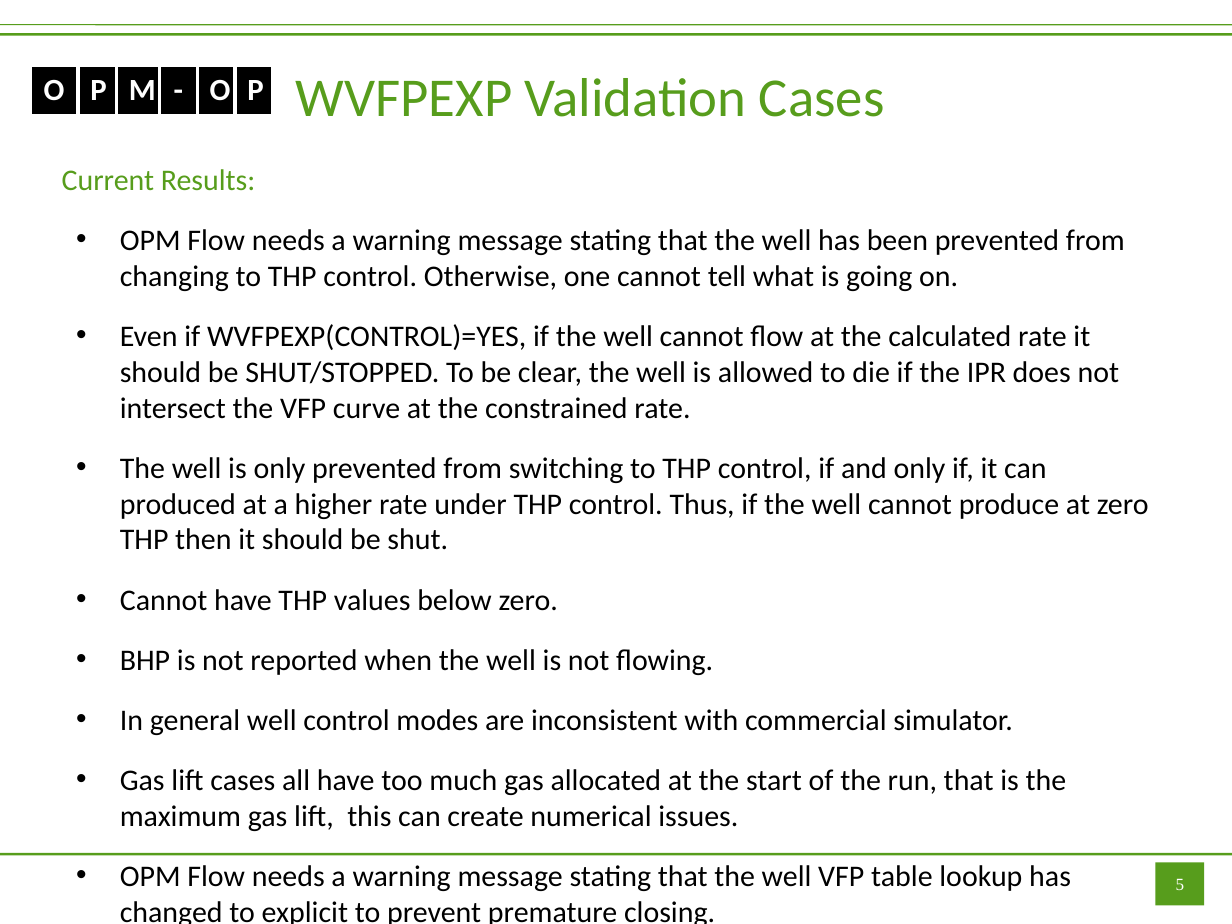
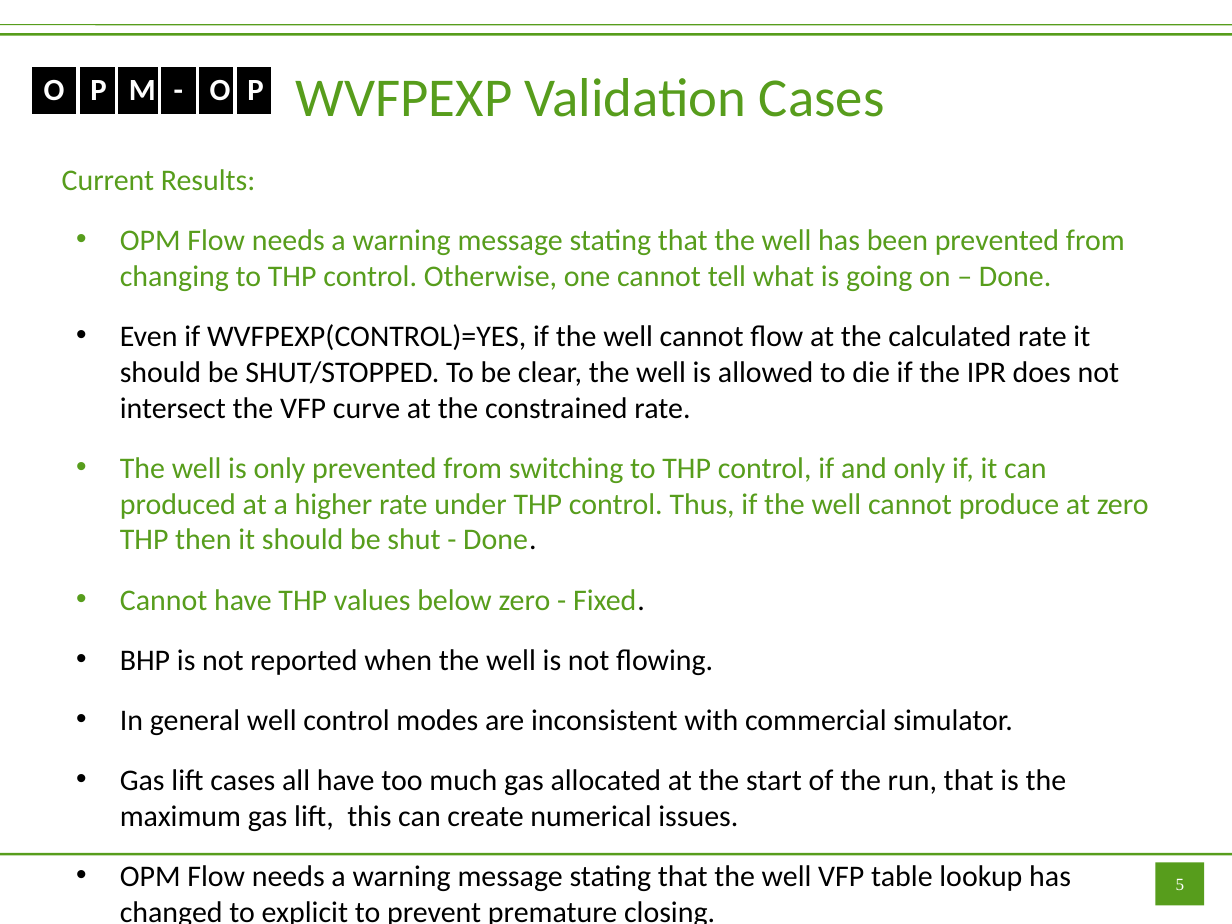
Before and after one commit to OPM/opm-tests, a slide deck: slide 5 of wvfpexp/WVFPEXP.odp. Drawn at 1232x924 pixels with LibreOffice and Linux fonts; fonts in the diff are those of the drawing. Boxes give left, top, right and bottom in pixels: in the first picture for what was removed or moved away, otherwise in the second. Text is boxed around its words. In the diff, an @@ line names an element or a change of style, - is before the commit and + after.

Commit message:
WVFPEXP Update based on Master
1.  Even if WVFPEXP(CONTROL)=YES, if the well cannot flow at the calculated rate it should be SHUT/STOPPED. To be clear, the well is allowed to die if the IPR does not intersect the VFP curve at the constrained rate.
2.  BHP is not reported when the well is not flowing.
3.  In general well control modes are inconsistent with commercial simulator.
4.  Gas lift cases all have too much gas allocated at the start that creates numerical issues.
5.  OPM Flow needs a warning message stating that the well VFP table lookup has changed to explicit to prevent premature closing.

```diff
--- a/wvfpexp/WVFPEXP.odp
+++ b/wvfpexp/WVFPEXP.odp
@@ text at (120,229,1125,291): text changed; text colour #000000 to #579D1C @@
-• OPM Flow needs a warning message stating that the well has been prevented from changing to THP control. Otherwise, one cannot tell what is going on.
+• OPM Flow needs a warning message stating that the well has been prevented from changing to THP control. Otherwise, one cannot tell what is going on – Done.
@@ text at (120,457,1149,611): text changed; text colour #000000 to #579D1C @@
-• The well is only prevented from switching to THP control, if and only if, it can produced at a higher rate under THP control. Thus, if the well cannot produce at zero THP then it should be shut.
-• Cannot have THP values below zero.
+• The well is only prevented from switching to THP control, if and only if, it can produced at a higher rate under THP control. Thus, if the well cannot produce at zero THP then it should be shut - Done.
+• Cannot have THP values below zero - Fixed.
```
Also in this commit, not shown: 32 other slides changed, 1 other file.
